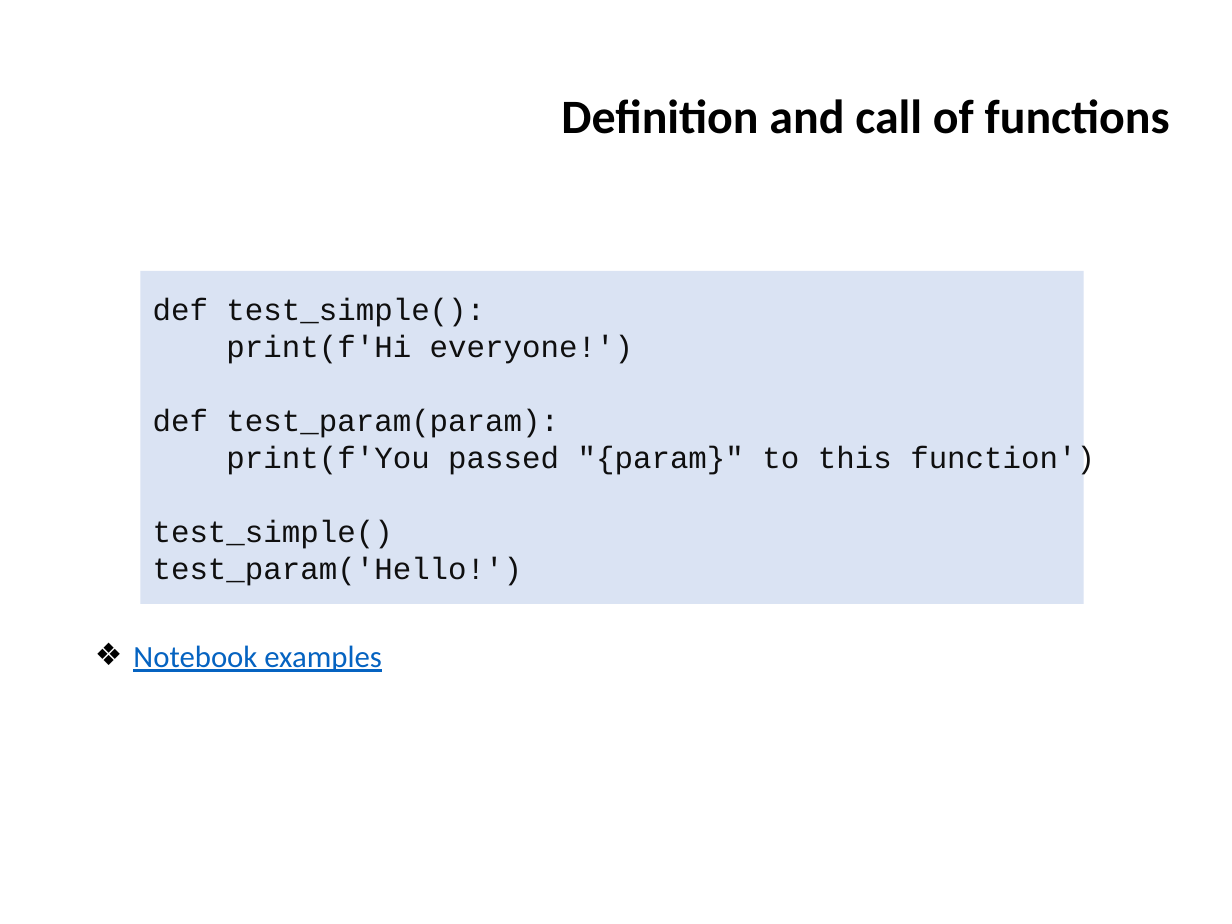
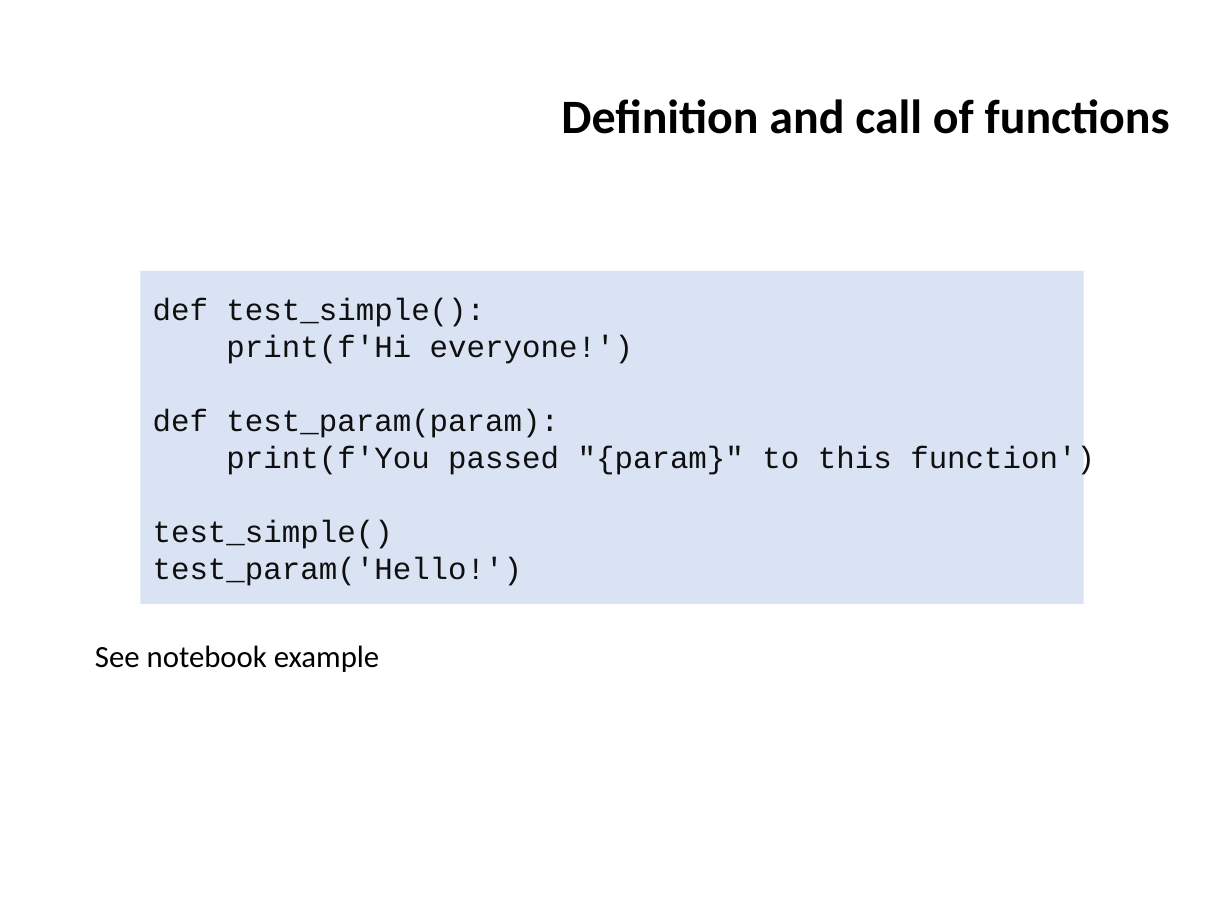
Before and after one commit to ifromm/fcsp, a slide deck: slide 17 of Slides/unit_6_prog_3.pptx. Drawn at 1232x924 pixels with LibreOffice and Linux fonts; fonts in the diff are those of the drawing; background and template pictures are left out. Boxes give left, top, right and bottom in pixels: in the first picture for what was removed or moved away, otherwise in the second. Text is boxed around its words. In the diff, an @@ line names an element or a change of style, - is before the commit and + after.

Commit message:
Unit 6, uploaded notebooks

```diff
--- a/Slides/unit_6_prog_3.pptx
+++ b/Slides/unit_6_prog_3.pptx
@@ text at (x1=95, y1=645, x2=379, y2=672): text changed; text colour #0563C1 to #000000 @@
-❖ Notebook examples
+See notebook example
```
Also in this commit, not shown: 10 other slides changed, 16 other files.
